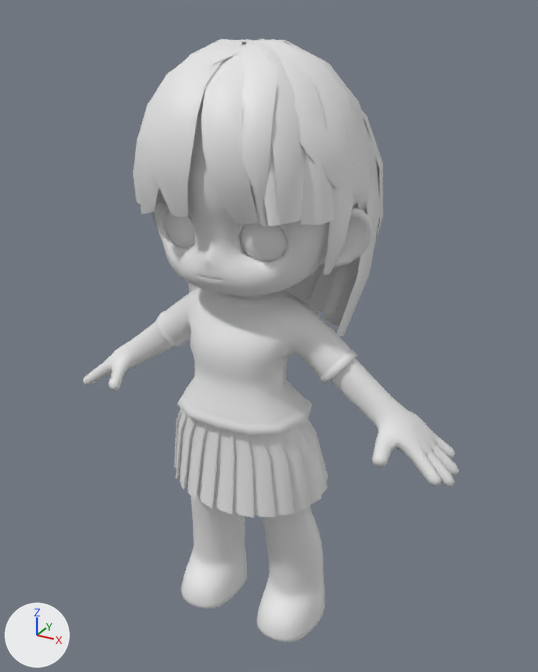
The FBX model Assets/Models/SDCharacter.fbx: old version first, new version second.
The view is the same before and after, from a 50 mm camera at (0.594, -1.029, 1.093) aimed at (0.006, 0.04, 0.558). The lights are fixed; the arrows at lower left show +X, +Y and +Z. The picture after the commit comes second. Where no turn or scale is listed for an object, it has been applied to the vertices. Vertices at exactly the same position are counted once.

Script lines for the objects in view, before the commit:
```python
me_cube = bpy.data.meshes.new('Cube')
me_cube.from_pydata(...)  # 470 vertices, 452 faces; spans x -0.192..0.192, y -0.13..0.041, z 0.455..0.669
me_cube_003 = bpy.data.meshes.new('Cube.003')
me_cube_003.from_pydata(...)  # 5957 vertices, 5984 faces; spans x -0.376..0.376, y -0.15..0.173, z 0.004..1.024
me_cube_005 = bpy.data.meshes.new('Cube.005')
me_cube_005.from_pydata(...)  # 504 vertices, 408 faces; spans x -15.1..15.1, y -10.3..12.8, z -6.9..13.4
me_nurbspath = bpy.data.meshes.new('NurbsPath')
me_nurbspath.from_pydata(...)  # 216 vertices, 126 faces; spans x -0.165..0.17, y -0.174..0.038, z 0.812..1.05
me_nurbspath_003 = bpy.data.meshes.new('NurbsPath.003')
me_nurbspath_003.from_pydata(...)  # 288 vertices, 168 faces; spans x -0.186..0.186, y -0.104..0.143, z 0.583..1.051
me_nurbspath_011 = bpy.data.meshes.new('NurbsPath.011')
me_nurbspath_011.from_pydata(...)  # 192 vertices, 112 faces; spans x -0.164..0.164, y -0.034..0.203, z 0.588..1.05
ob_backhair = bpy.data.objects.new('backhair', me_nurbspath_011)
ob_backhair.location = (0.0, 0.0, 0.0)
ob_forehair = bpy.data.objects.new('forehair', me_nurbspath)
ob_forehair.location = (0.0, 0.0, 0.0)
ob_sdwomancharacter = bpy.data.objects.new('SDWomanCharacter', me_cube_003)
ob_sdwomancharacter.location = (0.0, 0.0, 0.0)
ob_shirt = bpy.data.objects.new('shirt', me_cube)
ob_shirt.location = (0.0, 0.0, 0.0)
ob_sidehair = bpy.data.objects.new('sidehair', me_nurbspath_003)
ob_sidehair.location = (0.0, 0.0, 0.0)
ob_skirt = bpy.data.objects.new('skirt', me_cube_005)
ob_skirt.location = (0.0, -0.035, 0.364)
ob_skirt.scale = (0.01, 0.01, 0.01)
```
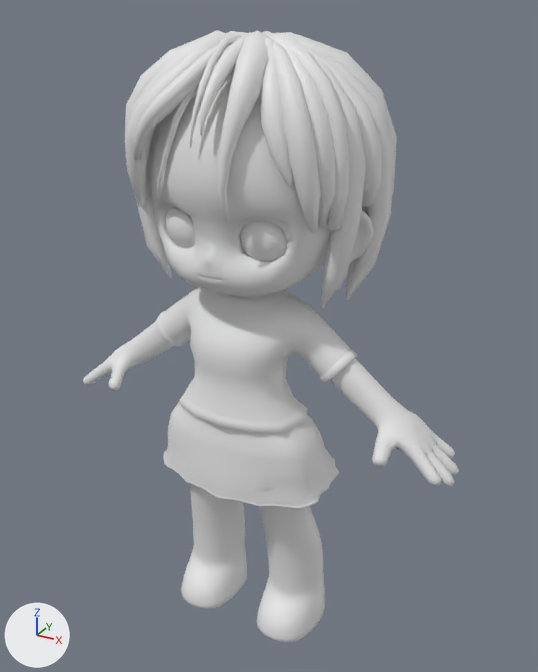
Boxes (x1, y1, x2, y2) around the edits, measured in the pictures (538 x 672 px; the box of a moved part takes in the faces that stretch with it):
'hair', added
    after: (125, 30, 397, 308)
'forehair', deleted
    before: (133, 39, 334, 227)
'shirt', reshaped
    before: (155, 288, 357, 435)
    after: (155, 288, 357, 433)
'skirt', reshaped, moved, rescaled
    before: (174, 408, 328, 518)
    after: (163, 402, 339, 509)
'sidehair', deleted
    before: (152, 39, 383, 336)
'backhair', deleted (mostly hidden)
    before: (242, 39, 358, 313)
part 2 of me_cube, moved or reshaped
    before: (177, 397, 218, 427)
    after: (178, 396, 220, 426)
part 3 of me_cube, moved or reshaped
    before: (217, 417, 281, 435)
    after: (219, 415, 282, 433)
part 4 of me_cube, moved or reshaped
    before: (282, 379, 312, 420)
    after: (282, 379, 307, 420)

Edits to the bpy script that builds the scene:
```text
Change me_cube_005:
    used by ob_skirt; location = (0.0, -0.035, 0.364); scale = (0.01, 0.01, 0.01)
    remove me_cube_005.from_pydata(...)  # 504 vertices, 408 faces; spans x -15.1..15.1, y -10.3..12.8, z -6.9..13.4
    add me_cube_005.from_pydata(...)  # 491 vertices, 444 faces; spans x -15.3..15.3, y -9.3..11.3, z -6.8..7.8
    me_cube_005 part 1: 504 vertices removed from x -15.1..15.1, y -10.3..12.8, z -6.9..13.4; 491 vertices added at x -15.3..15.3, y -9.3..11.3, z -6.8..7.8
Change me_cube:
    used by ob_shirt; location = (0.0, 0.0, 0.0)
    remove me_cube.from_pydata(...)  # 470 vertices, 452 faces; spans x -0.192..0.192, y -0.13..0.041, z 0.455..0.669
    add me_cube.from_pydata(...)  # 470 vertices, 452 faces; spans x -0.192..0.192, y -0.124..0.035, z 0.455..0.669
    me_cube part 2: all 7 vertices in x -0.061..-0.054, y -0.124..-0.119, z 0.456..0.475 are moved by (0.0, 0.01, 0.0)
    me_cube part 3: all 7 vertices in x 0.054..0.061, y -0.124..-0.119, z 0.456..0.475 are moved by (0.0, 0.01, 0.0)
    me_cube part 4: 45 of 470 vertices moved; they spanned x -0.103..0.103, y -0.002..0.041, z 0.455..0.485 and now span x -0.103..0.103, y -0.02..0.035, z 0.455..0.485; mean shift (0.0, -0.015, 0.0); largest move (0.103, 0.021, 0.456) -> (0.103, 0.002, 0.456)
    other edits to the shape of me_cube do not show in these pictures
Add me_nurbspath_004:
    me_nurbspath_004.from_pydata(...)  # 2043 vertices, 1973 faces; spans x -0.267..0.167, y -0.064..0.325, z -0.387..0.036
Remove ob_sidehair:
    ob_sidehair = bpy.data.objects.new('sidehair', me_nurbspath_003)
    ob_sidehair.location = (0.0, 0.0, 0.0)
Change ob_skirt:
    ob_skirt.location: (0.0, -0.035, 0.364) -> (0.0, -0.035, 0.383)
    ob_skirt.scale: (0.01, 0.01, 0.01) -> (0.0107, 0.0107, 0.01)
Remove ob_backhair:
    ob_backhair = bpy.data.objects.new('backhair', me_nurbspath_011)
    ob_backhair.location = (0.0, 0.0, 0.0)
Remove ob_forehair:
    ob_forehair = bpy.data.objects.new('forehair', me_nurbspath)
    ob_forehair.location = (0.0, 0.0, 0.0)
Add ob_hair:
    ob_hair = bpy.data.objects.new('hair', me_nurbspath_004)
    ob_hair.location = (0.046, -0.101, 1.028)
```
